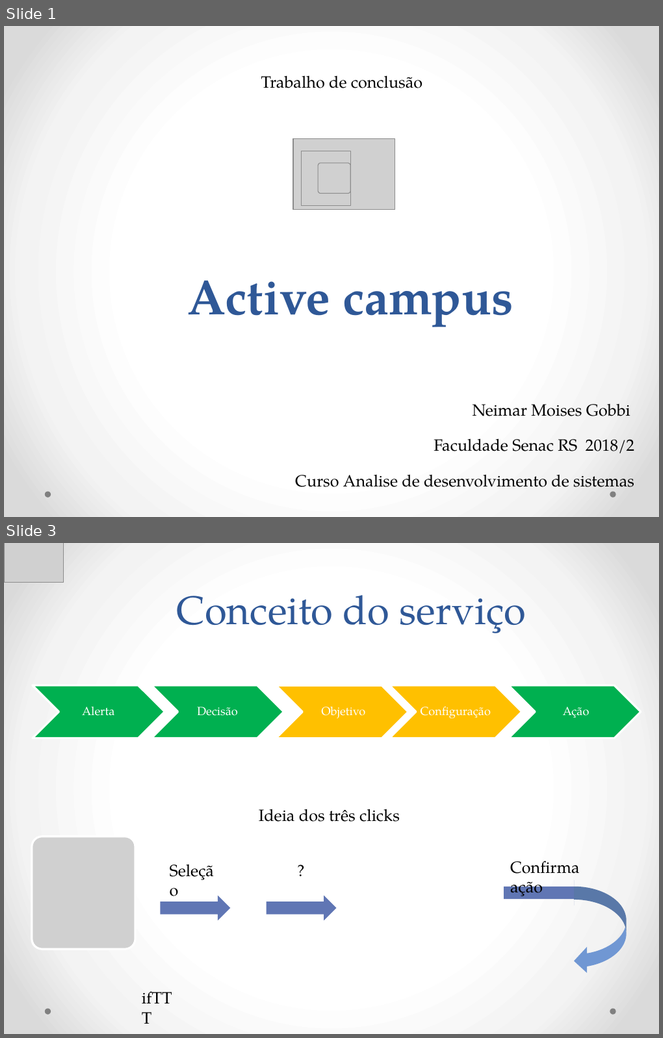
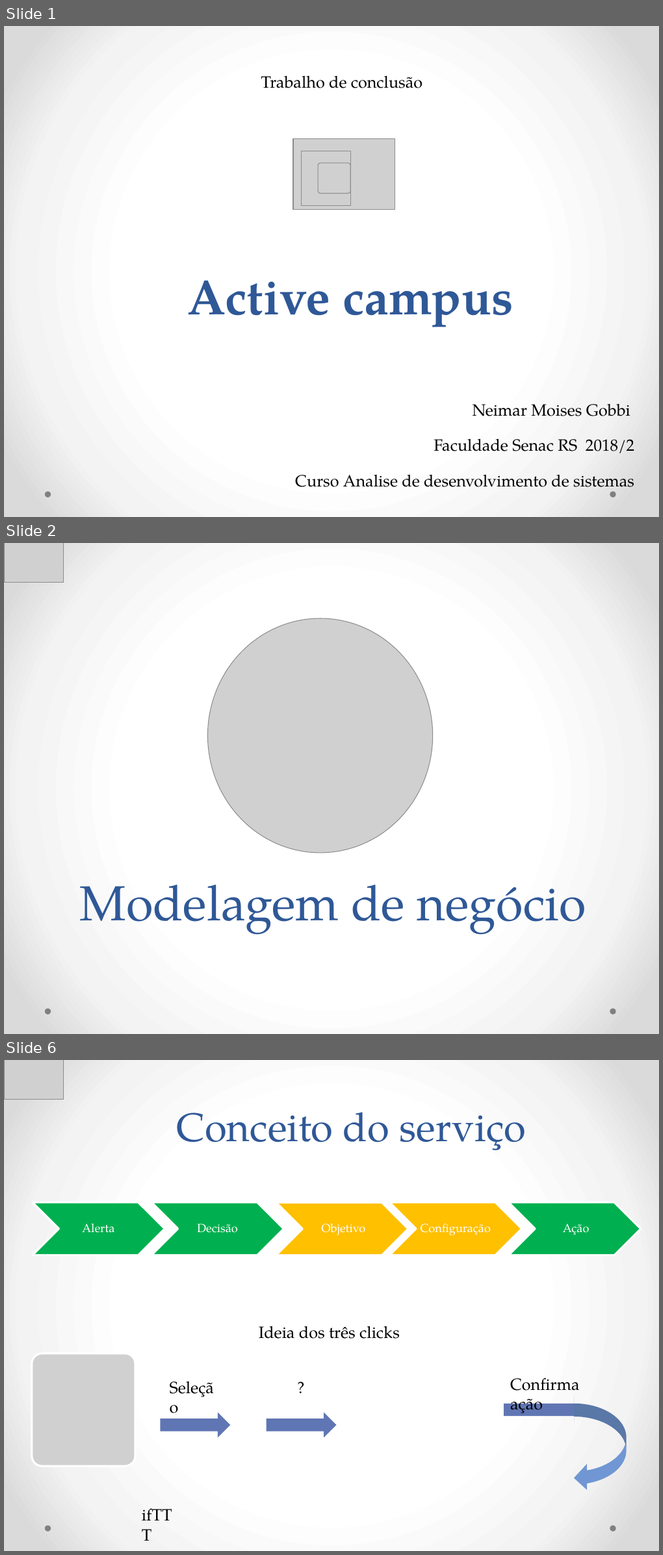
Before and after one commit to Neimarmg/TCC, a slide deck: Ppt.pptx. Shown one above the other, each under a label of ours: slides 1 and 3 before the commit, slides 1, 2 and 6 after it; the slides between them are not shown. The pictures are 663x1038 and 663x1555 pixels, drawn with LibreOffice and Linux fonts; fonts in the diff are those of the drawing; grey boxes stand for pictures. Boxes give left, top, right and bottom in pixels: in the first picture for what was removed or moved away, otherwise in the second. Text is boxed around its words. In the diff, an @@ line names an element or a change of style, - is before the commit and + after.

```diff
--- a/Ppt.pptx
+++ b/Ppt.pptx
@@ slide 2 added at [4,543,659,1034], background gradient #FFFFFF to #F4F4F4 to #DADADA; not listed: 2 template elements that a slide beside it also shows @@
@@ picture added at [4,543,64,582] @@
@@ picture added at [207,618,433,853] @@
@@ title added at [80,885,586,935], 54 pt, text #2F5897 @@
+Modelagem de negócio
@@ what was slide 3 is now slide 6 @@
```
Also in this commit, not shown: 19 other slides added.
